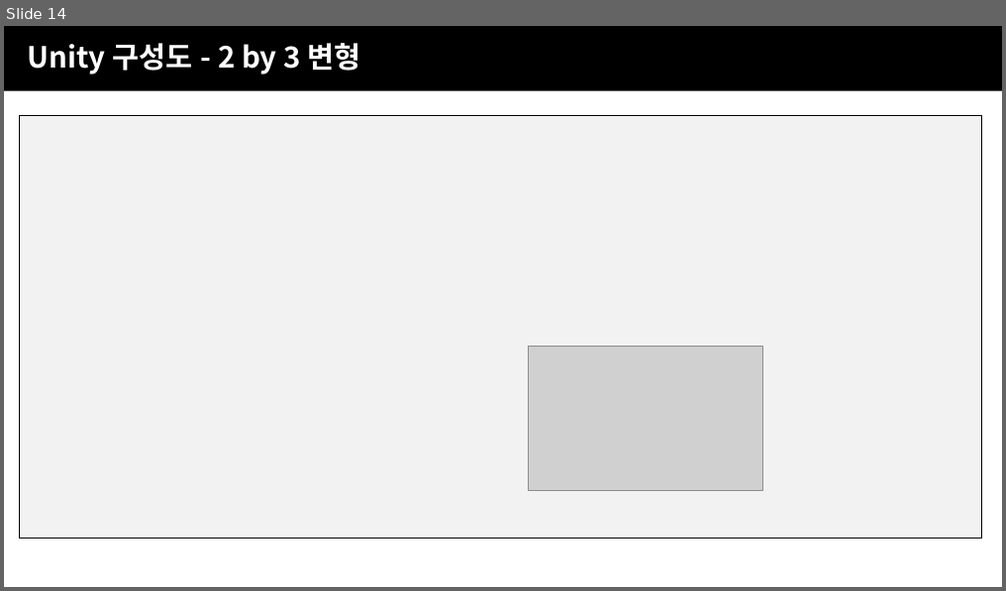
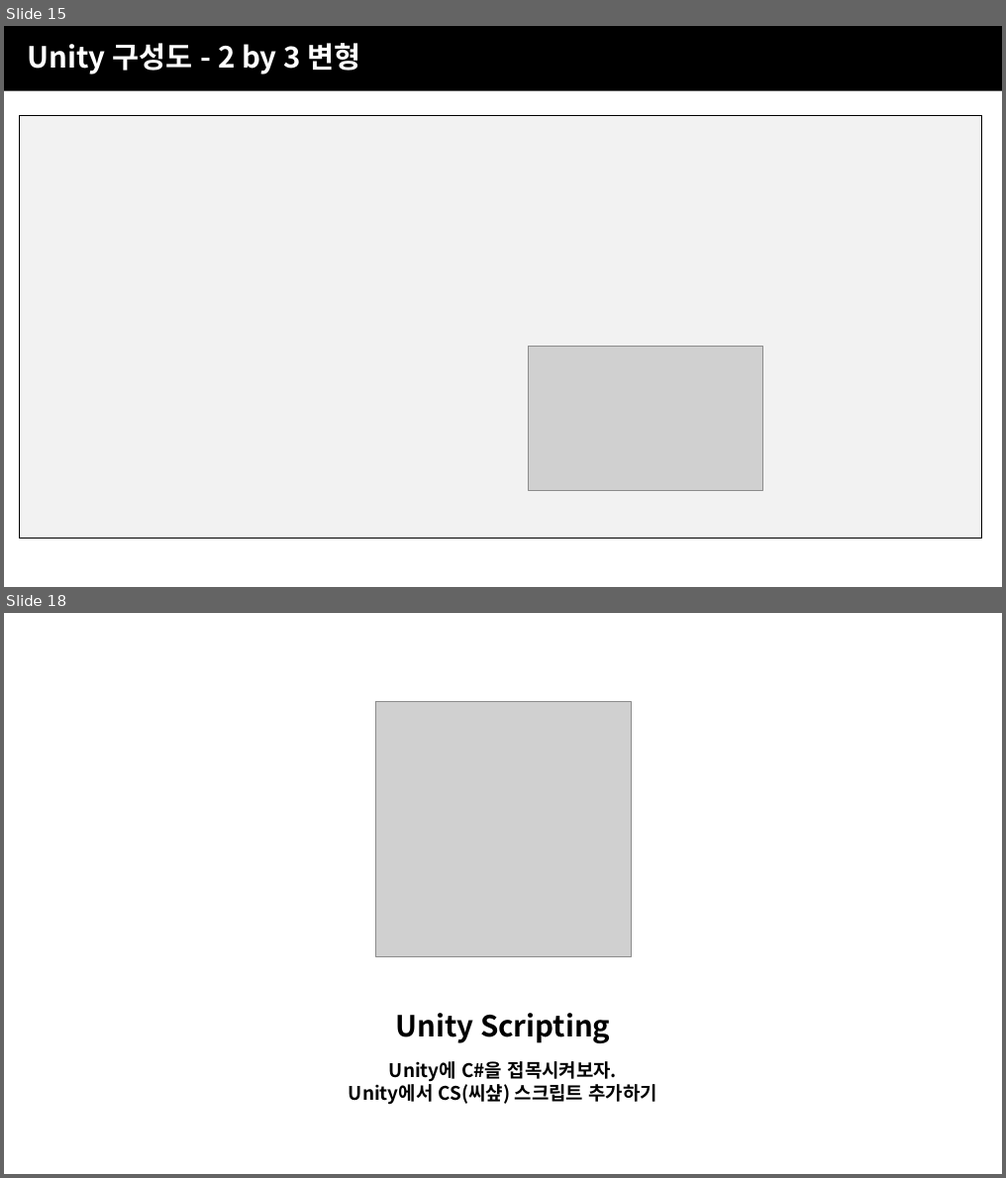
Before and after one commit to JJaery/SBSGameAcademy3, a slide deck: 4주차/SBS게임아카데미_UNITY주말4개월_4주차(유니티).pptx. Shown one above the other, each under a label of ours: slide 14 before the commit, slides 15 and 18 after it; the slides between them are not shown. The pictures are 1006x591 and 1006x1178 pixels, drawn with LibreOffice and Linux fonts; fonts in the diff are those of the drawing; grey boxes stand for pictures; background and template pictures are left out. Boxes give left, top, right and bottom in pixels: in the first picture for what was removed or moved away, otherwise in the second. Text is boxed around its words. In the diff, an @@ line names an element or a change of style, - is before the commit and + after.

```diff
--- a/4주차/SBS게임아카데미_UNITY주말4개월_4주차(유니티).pptx
+++ b/4주차/SBS게임아카데미_UNITY주말4개월_4주차(유니티).pptx
@@ slide 18 added at [4,613,1002,1174], background picture (left out) @@
@@ picture added at [375,701,631,957] @@
@@ text added at [396,1013,610,1044], 28 pt, text #000000, bold @@
+Unity Scripting
@@ text added at [349,1061,658,1105], 18 pt, text #000000, bold @@
+Unity에 C#을 접목시켜보자.
+Unity에서 CS(씨샾) 스크립트 추가하기
@@ what was slide 14 is now slide 15 @@
```
Also in this commit, not shown: 8 slides changed, 2 other slides added, 8 other files.
